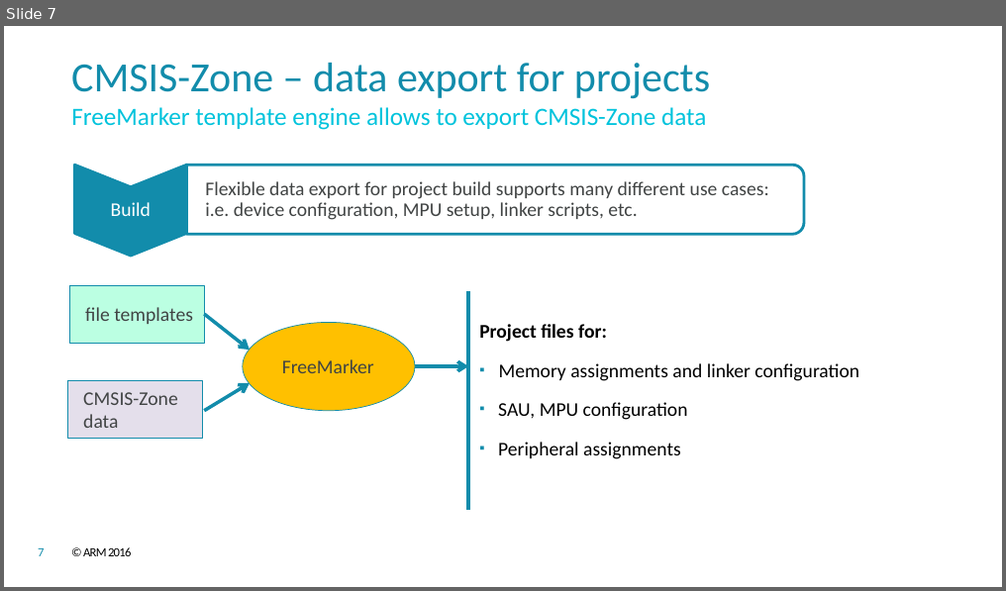
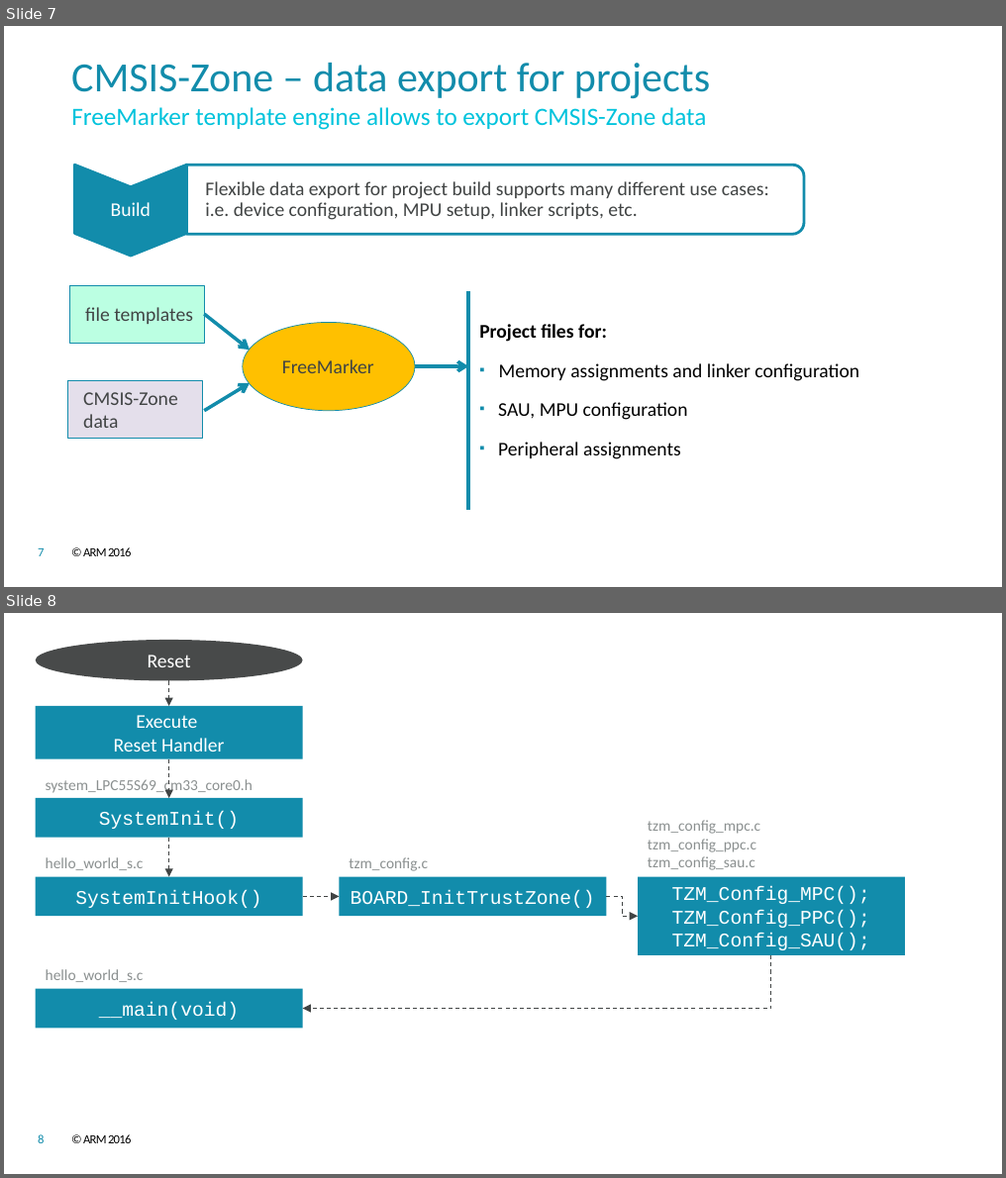
Before and after one commit to ARM-software/CMSIS_5, a slide deck: CMSIS/DoxyGen/Zone/src/images/CMSIS_Zone.pptx. Shown one above the other, each under a label of ours: slide 7 before the commit, slides 7 and 8 after it. The pictures are 1006x591 and 1006x1178 pixels, drawn with LibreOffice and Linux fonts; fonts in the diff are those of the drawing; background and template pictures are left out. Boxes give left, top, right and bottom in pixels: in the first picture for what was removed or moved away, otherwise in the second. Text is boxed around its words. In the diff, an @@ line names an element or a change of style, - is before the commit and + after.

Commit message:
Reworked LPC55S69 Zone Example

```diff
--- a/CMSIS/DoxyGen/Zone/src/images/CMSIS_Zone.pptx
+++ b/CMSIS/DoxyGen/Zone/src/images/CMSIS_Zone.pptx
@@ slide 8 added at (x1=4, y1=613, x2=1002, y2=1174), background #FFFFFF; not listed: 2 template elements that a slide beside it also shows @@
@@ ellipse added at (x1=36, y1=640, x2=303, y2=681), fill #484A4A, 14 pt, text #FFFFFF @@
+Reset
@@ arrow added from (168, 681) to (168, 706), #414444 0.75 pt dashed @@
@@ rectangle added at (x1=36, y1=706, x2=303, y2=759), fill #128CAB, 14 pt, text #FFFFFF @@
+Execute
+Reset Handler
@@ arrow added from (168, 759) to (168, 797), #414444 0.75 pt dashed @@
@@ text added at (x1=46, y1=776, x2=252, y2=794), 11 pt, text #8B9090 @@
+system_LPC55S69_cm33_core0.h
@@ rectangle added at (x1=36, y1=797, x2=303, y2=837), fill #128CAB, 14 pt, text #FFFFFF @@
+SystemInit()
@@ text added at (x1=648, y1=820, x2=760, y2=870), 11 pt, text #8B9090 @@
+tzm_config_mpc.c
+tzm_config_ppc.c
+tzm_config_sau.c
@@ arrow added from (168, 838) to (168, 877), #414444 0.75 pt dashed @@
@@ rectangle added at (x1=36, y1=877, x2=303, y2=916), fill #128CAB, 14 pt, text #FFFFFF @@
+SystemInitHook()
@@ text added at (x1=46, y1=858, x2=144, y2=870), 11 pt, text #8B9090 @@
+hello_world_s.c
@@ rectangle added at (x1=340, y1=877, x2=607, y2=916), fill #128CAB, 14 pt, text #FFFFFF @@
+BOARD_InitTrustZone()
@@ text added at (x1=349, y1=858, x2=428, y2=871), 11 pt, text #8B9090 @@
+tzm_config.c
@@ rectangle added at (x1=638, y1=877, x2=905, y2=957), fill #128CAB, 14 pt, text #FFFFFF @@
+TZM_Config_MPC();
+TZM_Config_PPC();
+TZM_Config_SAU();
@@ arrow added from (302, 896) to (340, 896), #414444 0.75 pt dashed @@
@@ elbow arrow added from (607, 896) to (638, 916), #414444 0.75 pt dashed @@
@@ elbow arrow added from (771, 956) to (302, 1008), #414444 0.75 pt dashed @@
@@ rectangle added at (x1=36, y1=989, x2=303, y2=1028), fill #128CAB, 14 pt, text #FFFFFF @@
+__main(void)
@@ text added at (x1=46, y1=969, x2=144, y2=982), 11 pt, text #8B9090 @@
+hello_world_s.c
```
Also in this commit, not shown: 3 other files.
